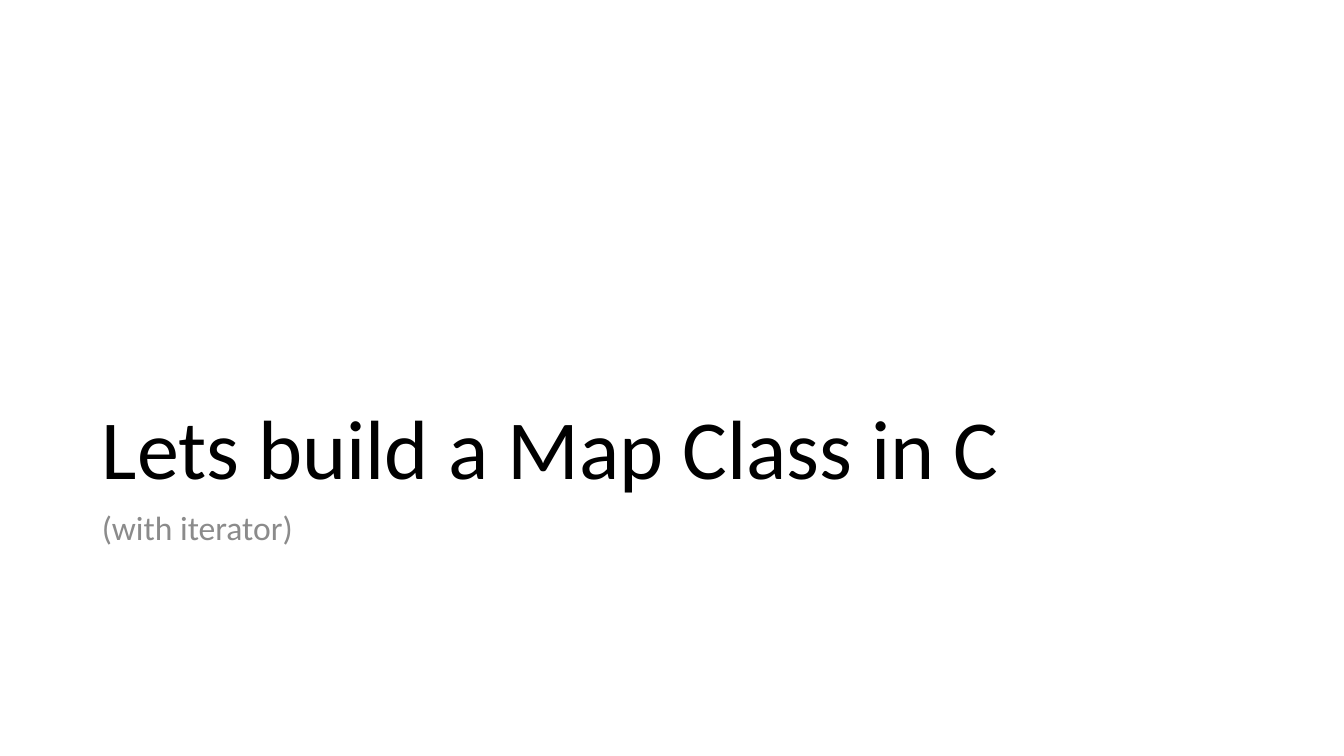
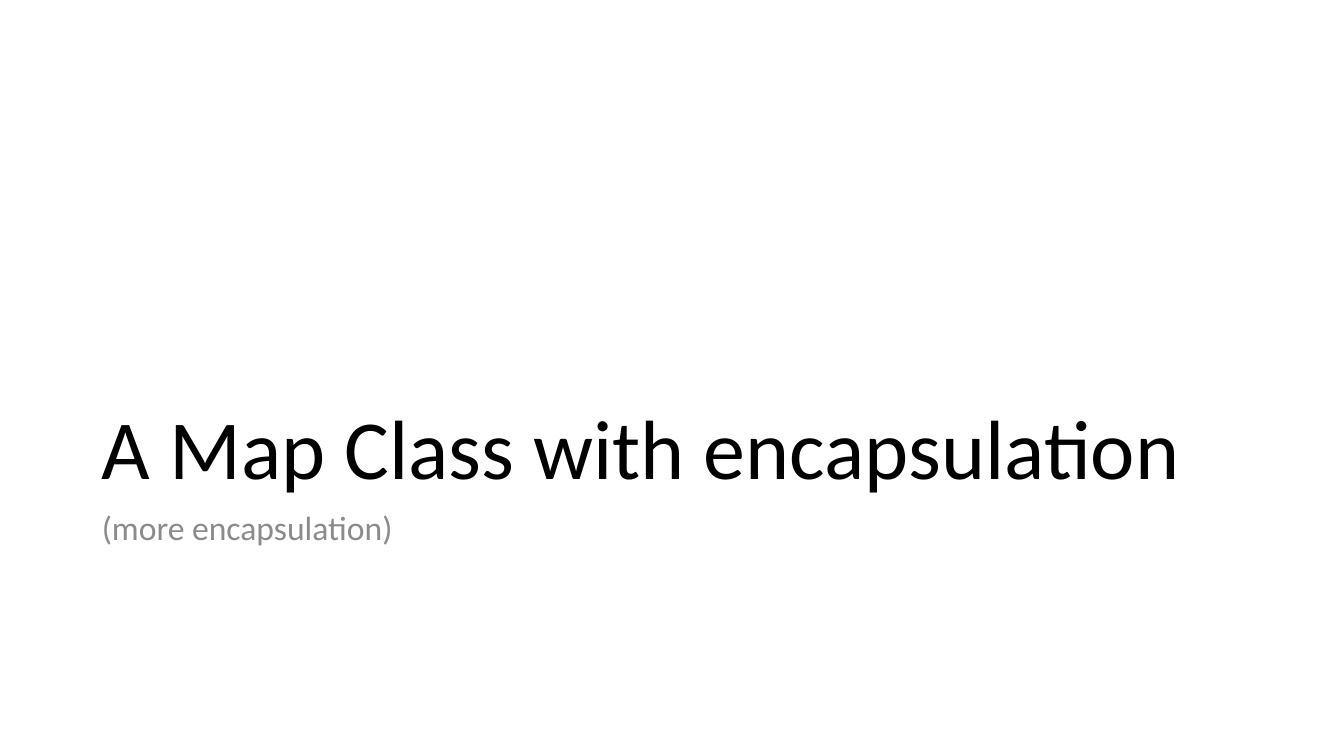
Before and after one commit to csev/cc4e, a slide deck: slide 24 of lectures/CC-04-Maps.pptx. Drawn at 1344x756 pixels with LibreOffice and Linux fonts; fonts in the diff are those of the drawing. Boxes give left, top, right and bottom in pixels: in the first picture for what was removed or moved away, otherwise in the second. Text is boxed around its words. In the diff, an @@ line names an element or a change of style, - is before the commit and + after.

```diff
--- a/lectures/CC-04-Maps.pptx
+++ b/lectures/CC-04-Maps.pptx
@@ title at bbox=[102, 420, 1180, 493]: text changed @@
-Lets build a Map Class in C
+A Map Class with encapsulation
@@ text at bbox=[102, 515, 392, 546]: text changed @@
-(with iterator)
+(more encapsulation)
```
Also in this commit, not shown: 17 other slides changed, 1 slide removed.
